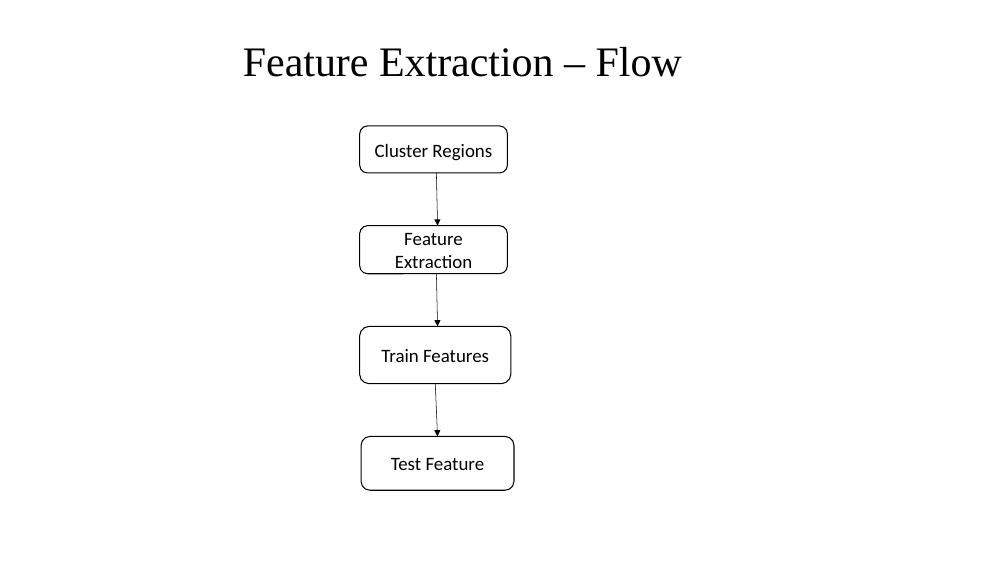
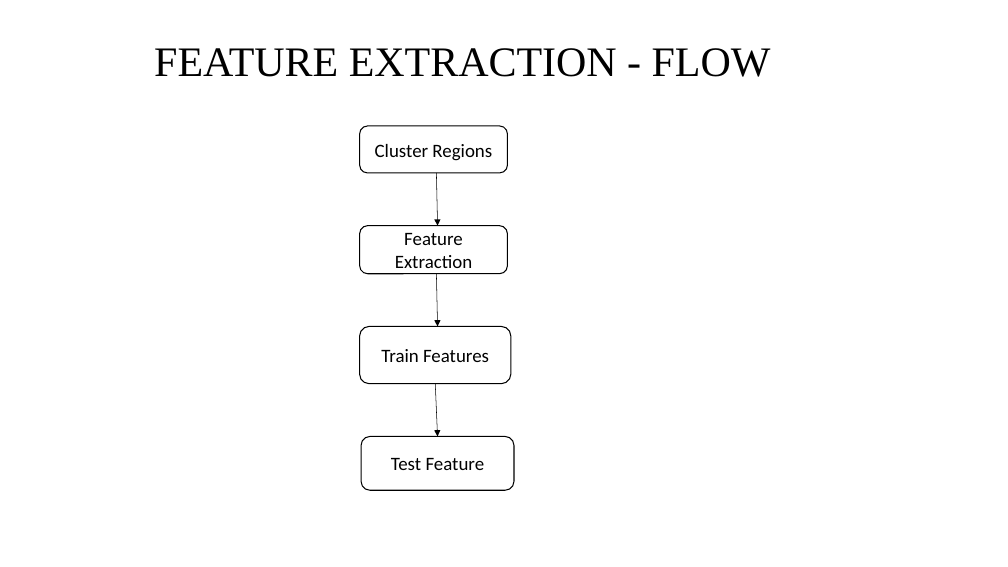
Before and after one commit to DhanalakshmiKandasamy/cfiles, a slide deck: slide 30 of PROJ8376.pptx (slide 24 before the commit). Drawn at 1008x567 pixels with LibreOffice and Linux fonts; fonts in the diff are those of the drawing. Boxes give left, top, right and bottom in pixels: in the first picture for what was removed or moved away, otherwise in the second. Text is boxed around its words. In the diff, an @@ line names an element or a change of style, - is before the commit and + after.

```diff
--- a/PROJ8376.pptx
+++ b/PROJ8376.pptx
@@ title at [154,48,771,77]: text changed @@
-Feature Extraction – Flow
+FEATURE EXTRACTION - FLOW
```
Also in this commit, not shown: 31 other slides changed, 2 slides added, 2 slides removed, 5 other files.
